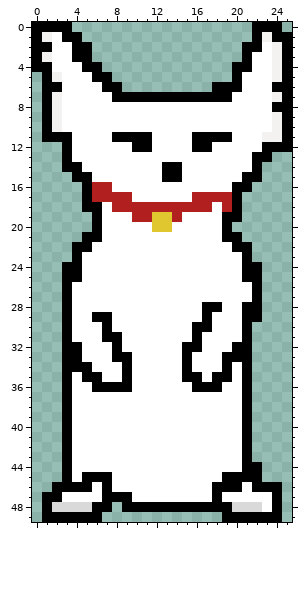
A pixel-art sprite gets an edit: sprites/sCat/layers/628c4170-56c2-4cf9-aa52-8dd7f6fbf9c6/5e4a6452-c612-4305-b5d0-d2c9501a45f3.png. That is the earlier state.
The file is 26x50 pixels.
Now the later version:
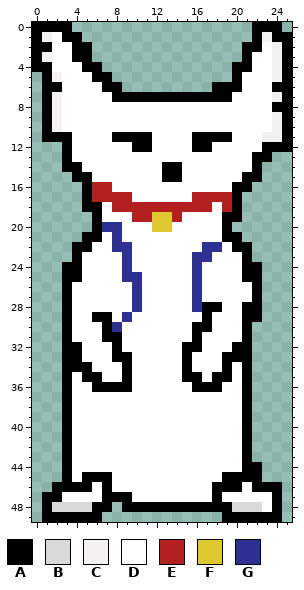
Palette (. is transparent): A #000000  B #d9d9d9  C #f4f1f1  D #ffffff  E #b21f1f  F #e0c730  G #2e3192
Diff:
The edit turns colour D into colour G in row 20 at x 7 to 8; in row 21 at x 8; in row 22 at x 8 to 9 and 17 to 18; in row 23 at x 9 and 16 to 17; in row 24 at x 9 and 16; in row 25 at x 9 to 10 and 16.
The edit turns colour D into colour G in rows 26 to 28 at x 10 and 16; in row 29 at x 9; in row 30 at x 8.
